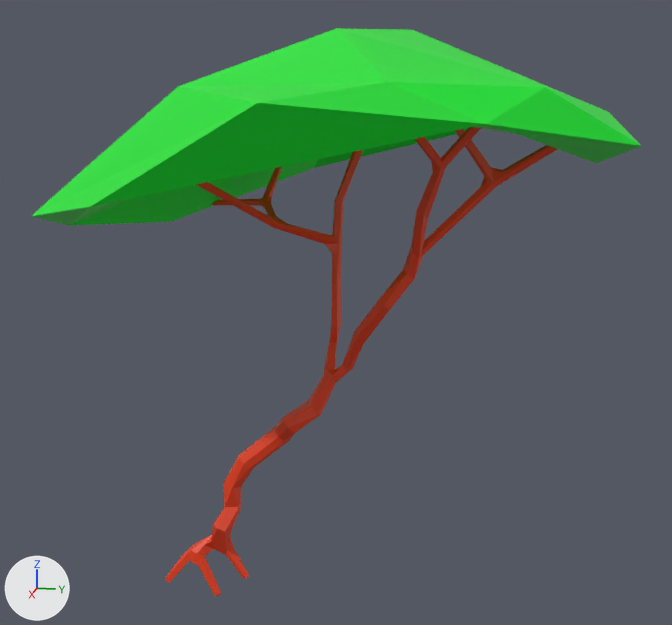
The FBX model src/main/resources/models/lowPolyTree/bendyTree.fbx as it was, and as the next commit left it.
Both versions are drawn from a camera (50 mm lens) standing at (5.32, 2.07, 3.09) and looking at (0.07, 1.02, 1.78). The lights are fixed; the arrows at lower left show +X, +Y and +Z. Where no turn or scale is listed for an object, it has been applied to the vertices.

The scene before the commit, as lines of its bpy script (objects in view):
```python
me_plane_plane_001 = bpy.data.meshes.new('Plane_Plane.001')
me_plane_plane_001.from_pydata(...)  # 290 vertices, 494 faces; spans x -1.06..1.28, y -0.61..2.61, z -0.16..3.4
# faces by material slot: [442, 52]
me_plane_plane_001.materials.append(mat_stamm)  # red #e73e14
me_plane_plane_001.materials.append(mat_blatter)  # green #00e72b
ob_plane_plane_001 = bpy.data.objects.new('Plane_Plane.001', me_plane_plane_001)
ob_plane_plane_001.location = (0.0, 0.0, 0.0)
```
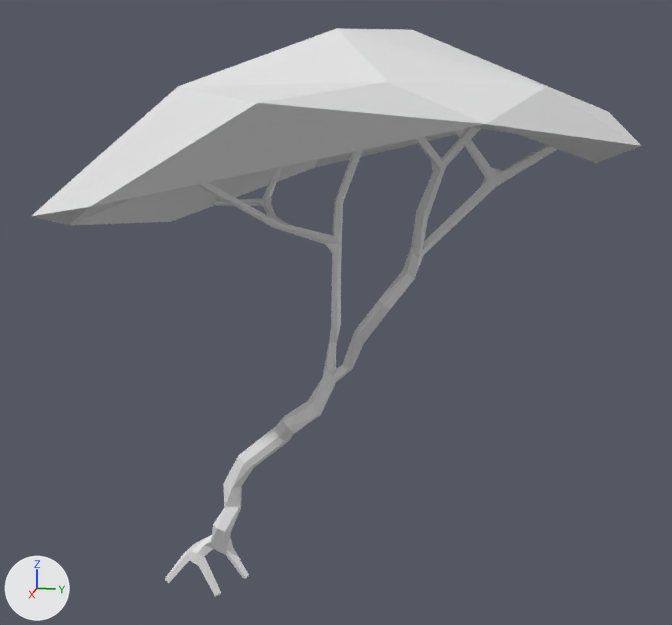
Where the change shows, as pixel boxes [x1, y1, x2, y2] in the pictures (672 x 625 px):
part 1 of me_plane_plane_001, recoloured (red to grey)
    both: [165, 127, 557, 596]
part 2 of me_plane_plane_001, recoloured (green to white)
    both: [32, 28, 641, 225]

What the commit changed:
me_plane_plane_001 has 290 vertices, 494 faces and spans x -1.06..1.28, y -0.61..2.61, z -0.16..3.4.
me_plane_plane_001 is used by ob_plane_plane_001; location (0.0, 0.0, 0.0).
me_plane_plane_001 part 1: all 442 faces that had it switch from mat_stamm (red #e73e14) to no material.
me_plane_plane_001 part 2: all 52 faces that had it switch from mat_blatter (green #00e72b) to no material.
